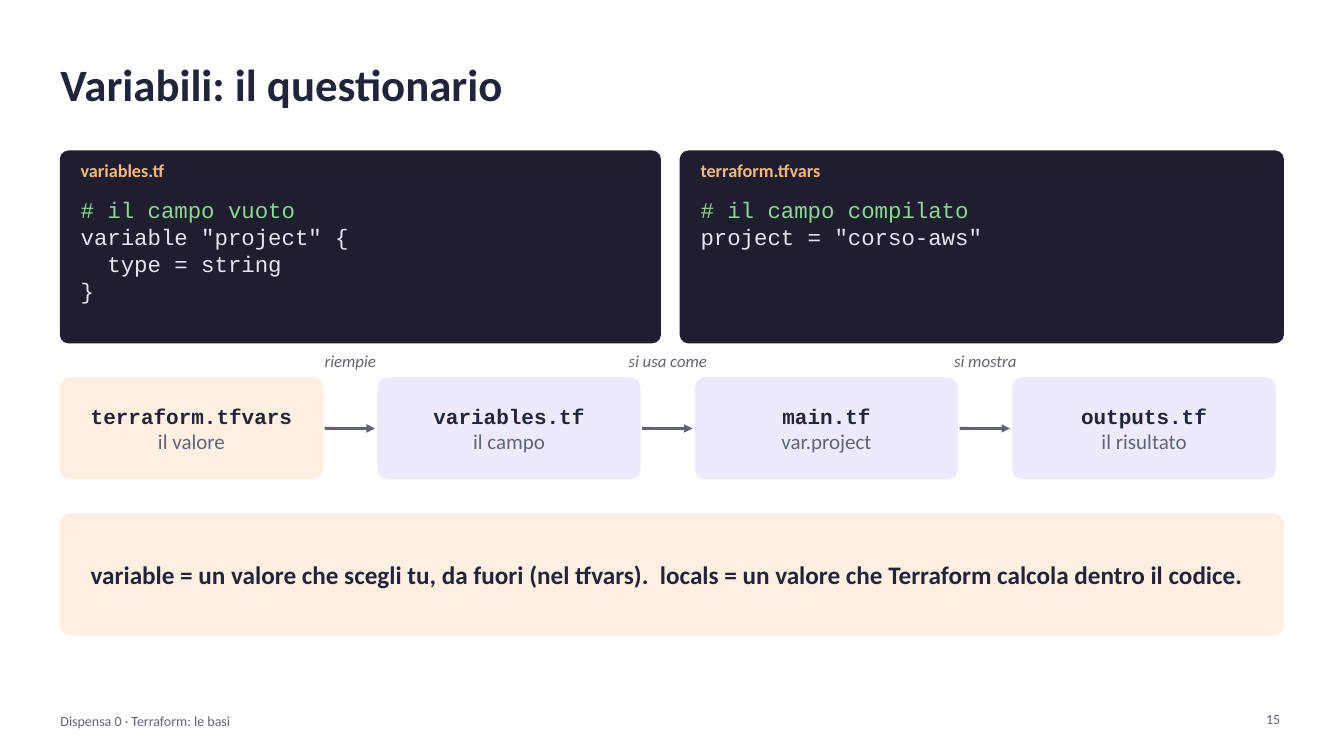
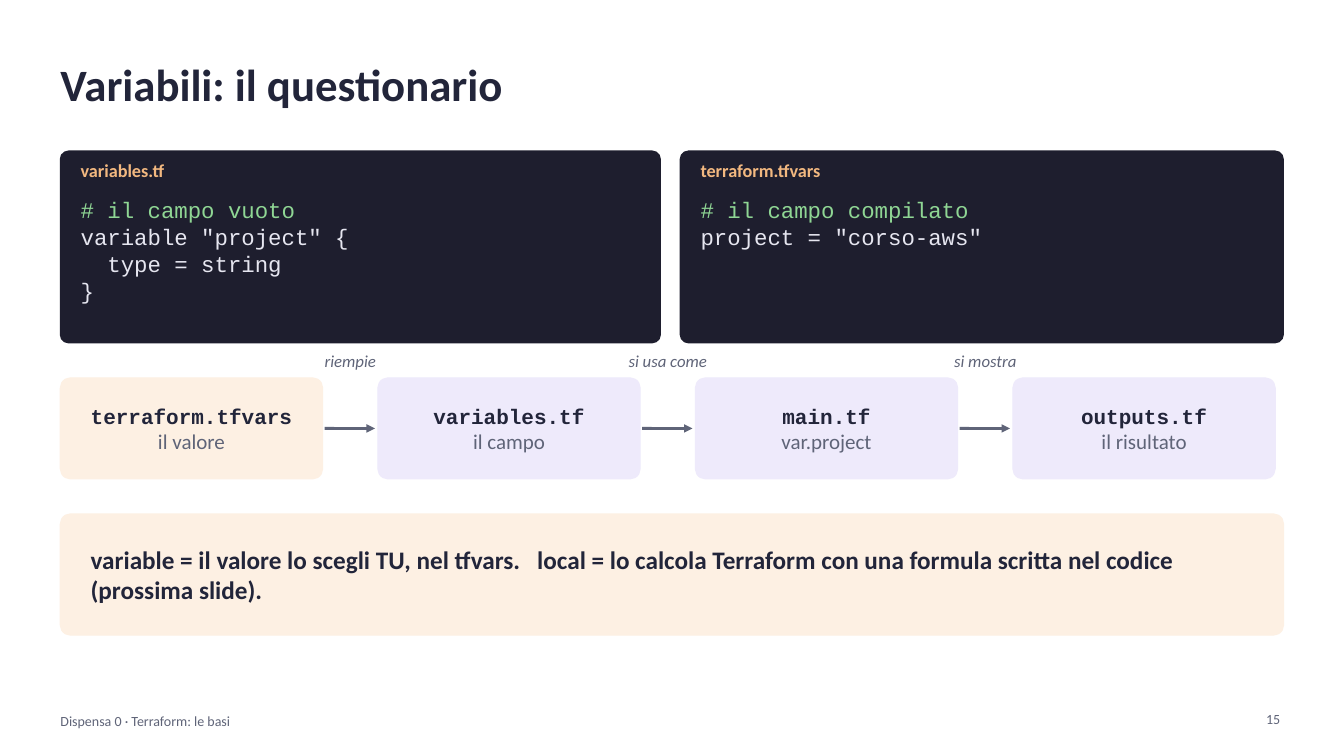
Before and after one commit to cereZ23/aws, a slide deck: slide 15 of slide/slide-0-terraform.pptx. Drawn at 1344x756 pixels with LibreOffice and Linux fonts; fonts in the diff are those of the drawing. Boxes give left, top, right and bottom in pixels: in the first picture for what was removed or moved away, otherwise in the second. Text is boxed around its words. In the diff, an @@ line names an element or a change of style, - is before the commit and + after.

Commit message:
Lezione 0: locals spiegati con esempio e confronto con variable (slide e dispensa)

```diff
--- a/slide/slide-0-terraform.pptx
+++ b/slide/slide-0-terraform.pptx
@@ text at box(91, 551, 1173, 603): text changed @@
-variable = un valore che scegli tu, da fuori (nel tfvars). locals = un valore che Terraform calcola dentro il codice.
+variable = il valore lo scegli TU, nel tfvars. local = lo calcola Terraform con una formula scritta nel codice (prossima slide).
```
Also in this commit, not shown: 1 other slide changed, 2 slides added, 1 other file.
